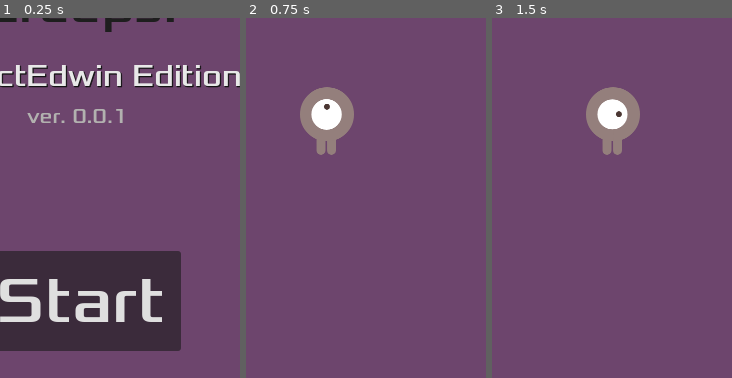
Above: before the commit, frames 1-3 (left to right).
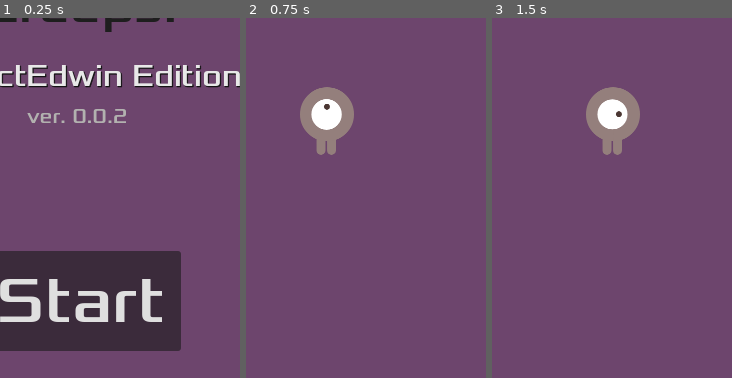
Above: after the commit, the same moments.

Repository: ProjectEdwin/dodge-the-creeps
Game: Godot game, scene res://main.tscn
Two runs of this game, one before a commit and one after it. Both use one fixed random seed, a clock stepped at 60 frames per second and the inputs below.
Inputs:
- Up to frame 1 (0.25 s): no input
- Up to frame 2 (0.75 s): click "Start" at 0.5 s
- Up to frame 3 (1.5 s): tap Enter at 1.25 s; hold D (move_right) from 1.28 s (still down)
The pictures show only the part of the screen within x 33-83%, y 48-98%; the shares and areas given below are measured in that part.

The runs differ from the first frame. In frame 1, 0.1% of the frame differs, in the area x 47-53%, y 25-30%; in frame 2, nothing differs; in frame 3, nothing differs.

Commit message:
Updated Version

Diff:
--- a/hud.tscn
+++ b/hud.tscn
@@ -81,7 +81,7 @@
 theme_override_colors/font_color = Color(0.6970817, 0.6960781, 0.6871216, 1)
 theme_override_fonts/font = ExtResource("1_37p78")
 theme_override_font_sizes/font_size = 20
-text = "ver. 0.0.1"
+text = "ver. 0.0.2"
 horizontal_alignment = 1
 vertical_alignment = 1
 autowrap_mode = 2
